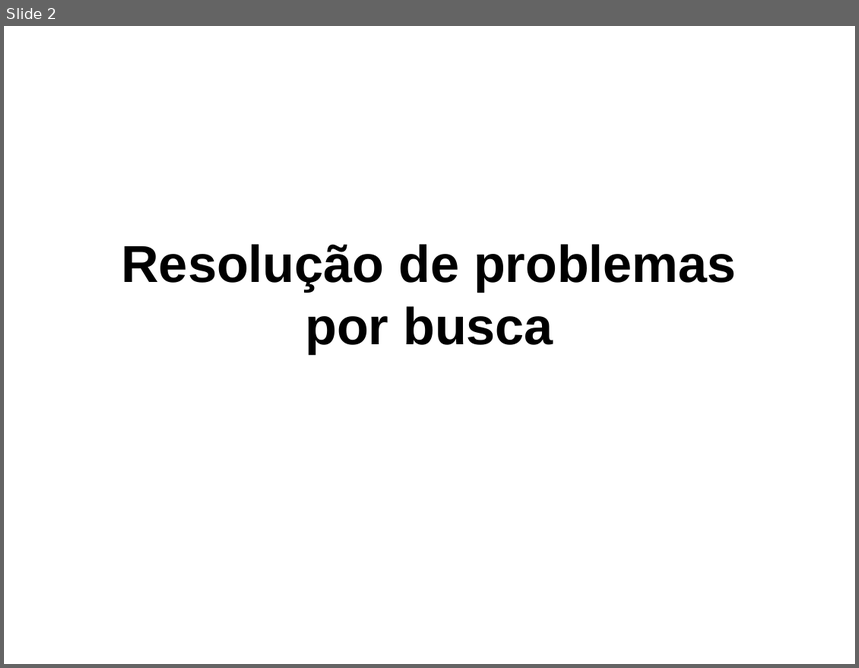
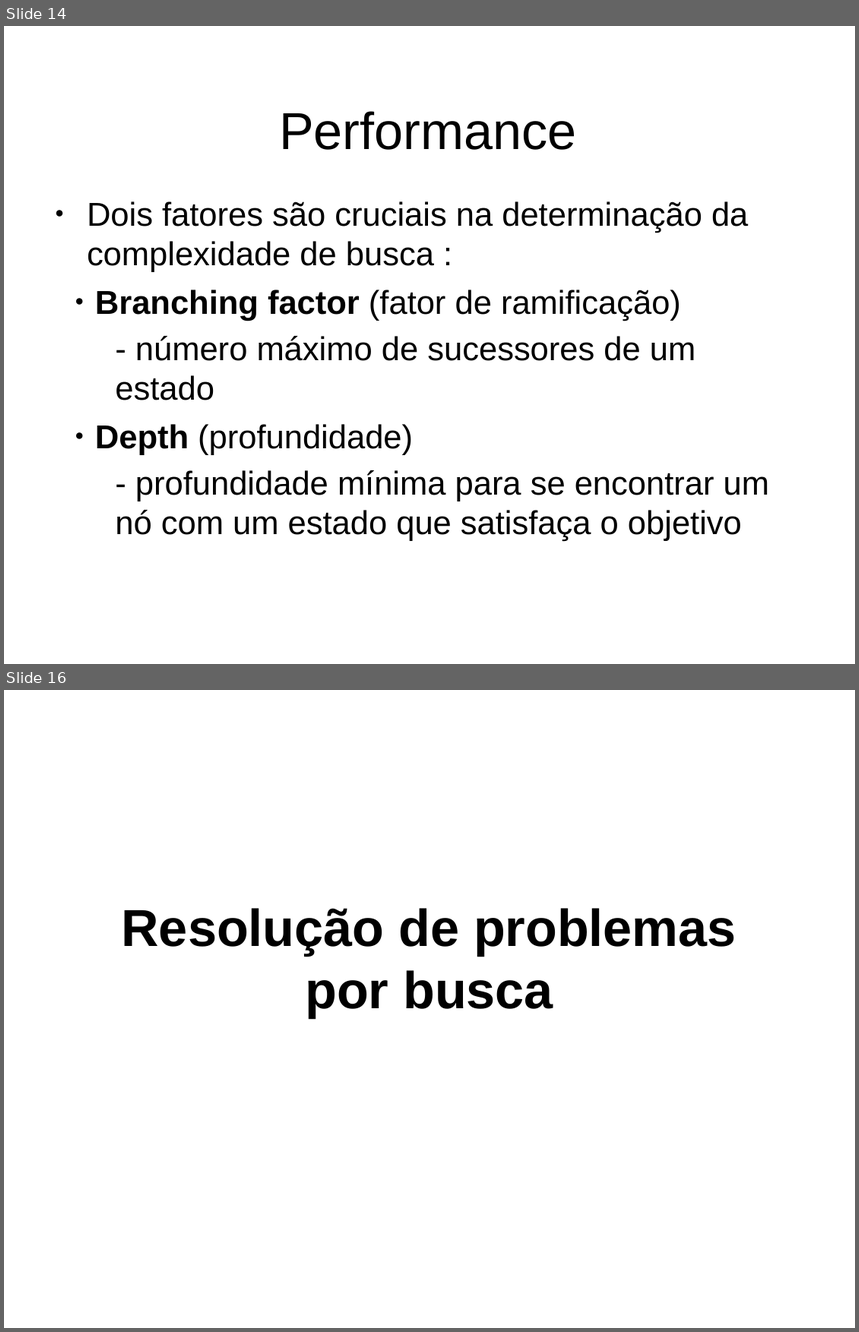
Before and after one commit to RafaelQuirino/SearchingProblems, a slide deck: slides.odp. Shown one above the other, each under a label of ours: slide 2 before the commit, slides 14 and 16 after it; the slides between them are not shown. The pictures are 859x668 and 859x1332 pixels, drawn with LibreOffice and Linux fonts; fonts in the diff are those of the drawing; background and template pictures are left out. Boxes give left, top, right and bottom in pixels: in the first picture for what was removed or moved away, otherwise in the second. Text is boxed around its words. In the diff, an @@ line names an element or a change of style, - is before the commit and + after.

```diff
--- a/slides.odp
+++ b/slides.odp
@@ slide 14 added at bbox=[4, 26, 855, 664], background picture (left out) @@
@@ title added at bbox=[279, 111, 577, 150], 44 pt, text #000000 @@
+Performance
@@ text added at bbox=[87, 202, 769, 542], 28 pt, text #000000 @@
+● Dois fatores são cruciais na determinação da complexidade de busca :
+  ● Branching factor (fator de ramificação)
+    - número máximo de sucessores de um estado
+  ● Depth (profundidade)
+    - profundidade mínima para se encontrar um nó com um estado que satisfaça o objetivo
@@ what was slide 2 is now slide 16 @@
```
Also in this commit, not shown: 13 other slides added, 5 other files.
